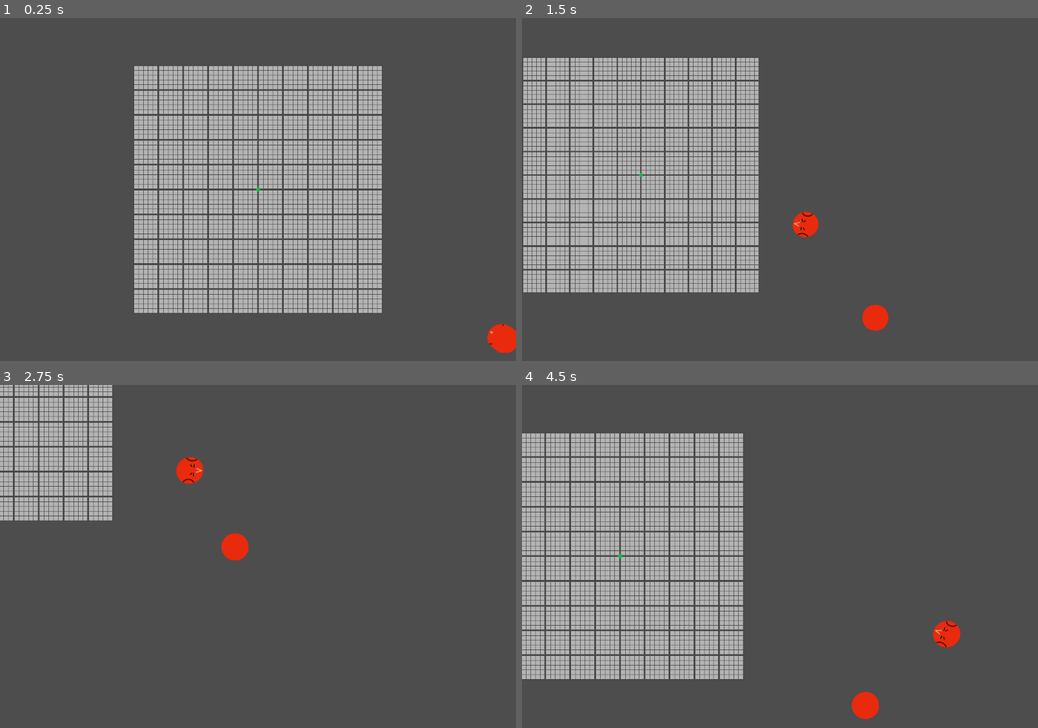
Above: before the commit, frames 1-4 (two rows, left to right).
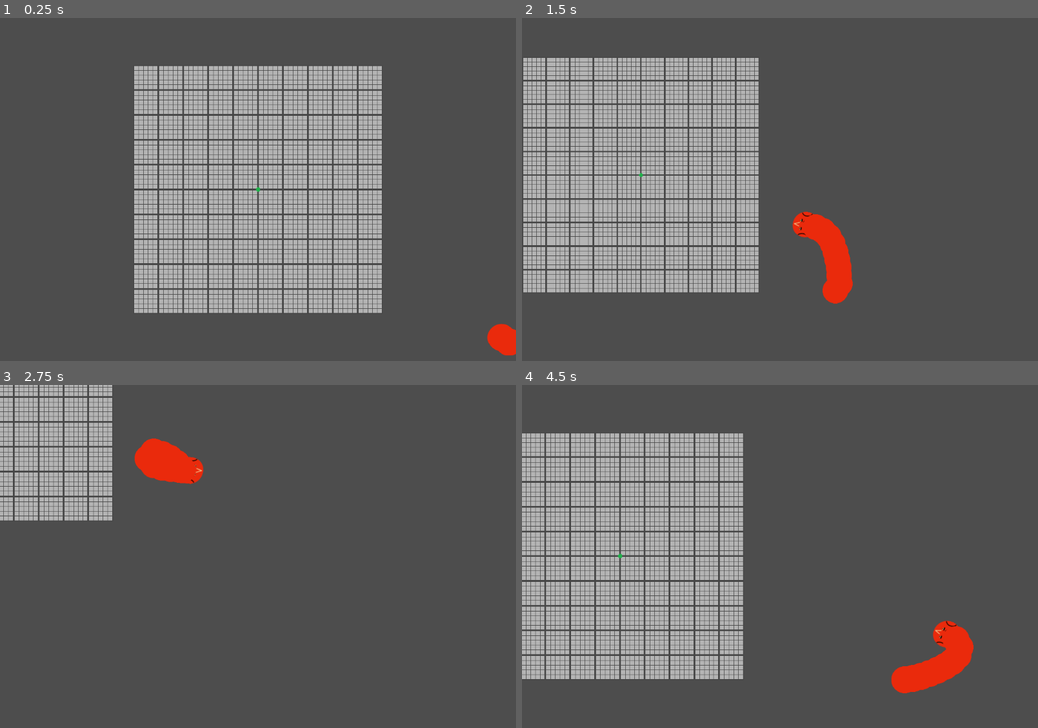
Above: after the commit, the same moments.

Repository: ficova174/SnakeEvolution
Game: Godot game, scene res://scenes/world.tscn
Same seed, same stepped clock (60 frames per second), same inputs: the game is played once before the commit and once after it.
Inputs (mouse positions are in pixels of both pictures, inside the frame that each line leads up to):
- Up to frame 1 (0.25 s): no input
- Up to frame 2 (1.5 s): move the mouse to (893, 172) at 0.52 s; hold D (right) 0.53-1.28 s; hold Space (dash) 0.53-1.28 s; move the mouse to (676, 206) at 1.27 s; hold S (down) from 1.28 s (still down); tap Mouse wheel up (zoom_in) at 1.35 s
- Up to frame 3 (2.75 s): move the mouse to (309, 481) at 2.02 s; release S (down) at 2.03 s; hold D (right) from 2.03 s (still down); tap Mouse wheel down (zoom_out) at 2.1 s
- Up to frame 4 (4.5 s): move the mouse to (754, 625) at 2.77 s; release D (right) at 2.78 s; hold Up (up) 2.78-3.53 s; tap Space (dash) at 2.85 s; move the mouse to (934, 607) at 3.52 s; hold A (left) from 3.53 s (still down); tap Mouse wheel up (zoom_in) at 3.6 s; move the mouse to (625, 505) at 4.27 s; tap Mouse wheel down (zoom_out) at 4.35 s

The runs differ from the first frame. In frame 1, less than 0.1% of the frame differs, in the area x 94-100%, y 89-99%; in frame 2, 1.5%; in frame 3, 1.3%; in frame 4, 1.7%, in the area x 63-88%, y 70-98%.

Commit message:
snake has a body that follows it now

Diff:
--- a/scenes/player.tscn
+++ b/scenes/player.tscn
@@ -16,7 +16,6 @@
 script = ExtResource("1_i3pqv")
 genome = ExtResource("2_qhqgy")
 segment_scene = ExtResource("3_qlg0r")
-mass = null
 
 [node name="Head" type="CharacterBody2D" parent="." unique_id=1346012267]
 collision_mask = 0
@@ -31,6 +30,7 @@
 texture = ExtResource("1_onrkg")
 
 [node name="Camera2D" type="Camera2D" parent="Head" unique_id=620570182]
+enabled = false
 limit_enabled = false
 
 [node name="Mouth" type="Area2D" parent="Head" unique_id=823052363]
--- a/scenes/world.tscn
+++ b/scenes/world.tscn
@@ -13,7 +13,6 @@
 texture_repeat = 2
 texture = ExtResource("1_f3sb7")
 region_enabled = true
-region_rect = Rect2(0, 0, 10000, 10000)
 script = ExtResource("2_fj7yv")
 
 [node name="Camera2D" type="Camera2D" parent="." unique_id=674570870]
--- a/scripts/player.gd
+++ b/scripts/player.gd
@@ -7,8 +7,9 @@
 
 @export var mass: float = 10.0
 var speed: float
-var rotation_speed: float
+@export var rotation_speed: float
 var body_segments: Array[BodySegment]
+@export var segment_distance: float = 20.0
 
 @onready var head: CharacterBody2D = $Head
 @onready var mouth: Area2D = $Head/Mouth
@@ -52,3 +53,17 @@
 
 func die() -> void:
 	print("dead")
+
+func _physics_process(delta: float) -> void:
+	var body_to_head: Vector2 = body_segments[0].position.direction_to(head.position)
+	var distance: float = body_segments[0].position.distance_to(head.position)
+	if distance != segment_distance:
+		body_segments[0].position += (distance - segment_distance) * body_to_head
+
+	for i in range(1, body_segments.size()):
+		var front: BodySegment = body_segments[i-1]
+		var back: BodySegment = body_segments[i]
+		var back_to_front: Vector2 = back.position.direction_to(front.position)
+		distance = back.position.distance_to(front.position)
+		if distance != segment_distance:
+			back.position += (distance - segment_distance) * back_to_front
